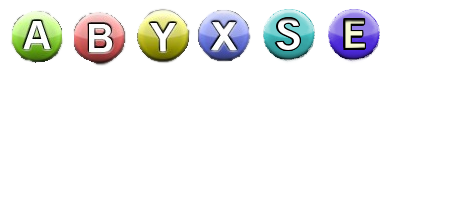
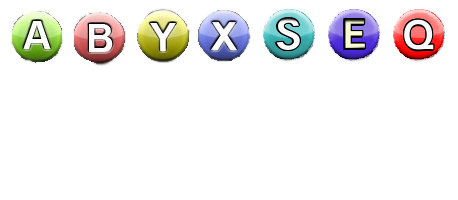
Two versions of the same layered image (w=458, h=200). Layer-by-layer changes:
added layer "Q" above "E" over [403, 18, 435, 52]
painted on "Pasted Layer" over [393, 9, 445, 64]
